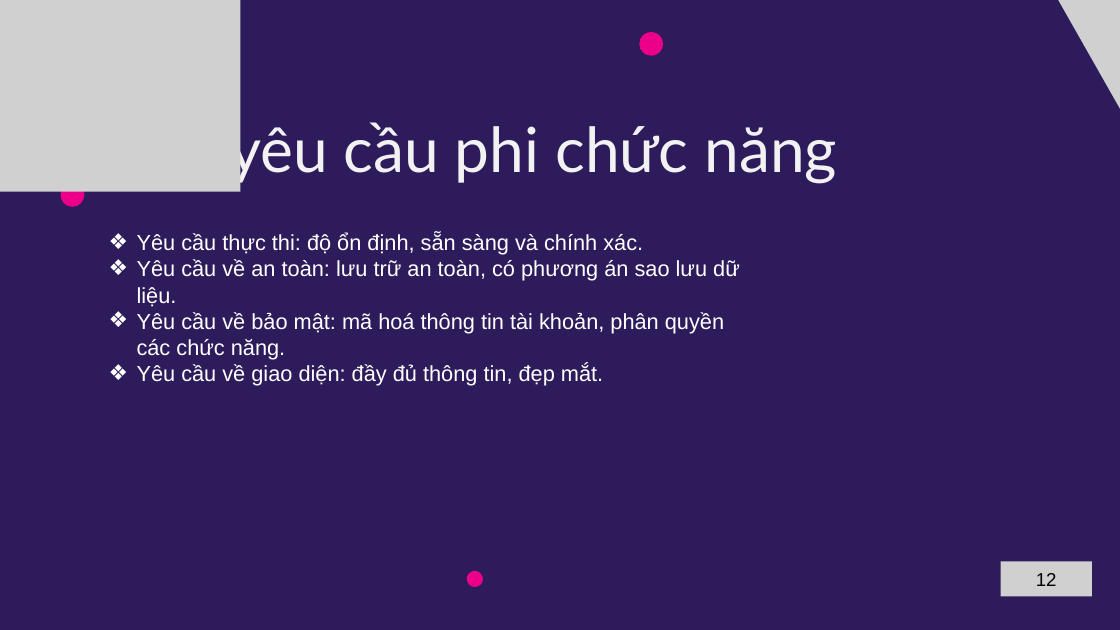
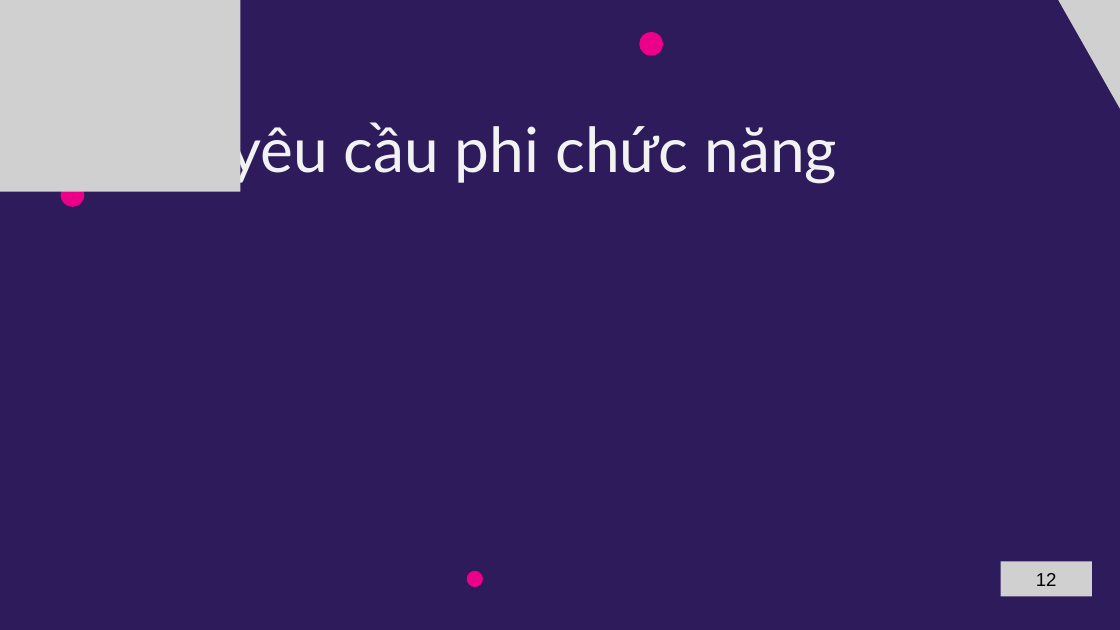
Before and after one commit to B2012257/lvtn_indieGameForum, a slide deck: slide 12 of docs/gameIndiePPT.pptx. Drawn at 1120x630 pixels with LibreOffice and Linux fonts; fonts in the diff are those of the drawing; grey boxes stand for pictures. Boxes give left, top, right and bottom in pixels: in the first picture for what was removed or moved away, otherwise in the second. Text is boxed around its words. In the diff, an @@ line names an element or a change of style, - is before the commit and + after.

```diff
--- a/docs/gameIndiePPT.pptx
+++ b/docs/gameIndiePPT.pptx
@@ text removed at [137, 233, 740, 386] @@
-❖ Yêu cầu thực thi: độ ổn định, sẵn sàng và chính xác.
-❖ Yêu cầu về an toàn: lưu trữ an toàn, có phương án sao lưu dữ liệu.
-❖ Yêu cầu về bảo mật: mã hoá thông tin tài khoản, phân quyền các chức năng.
-❖ Yêu cầu về giao diện: đầy đủ thông tin, đẹp mắt.
```
Also in this commit, not shown: 11 other slides changed, 26 other files.
